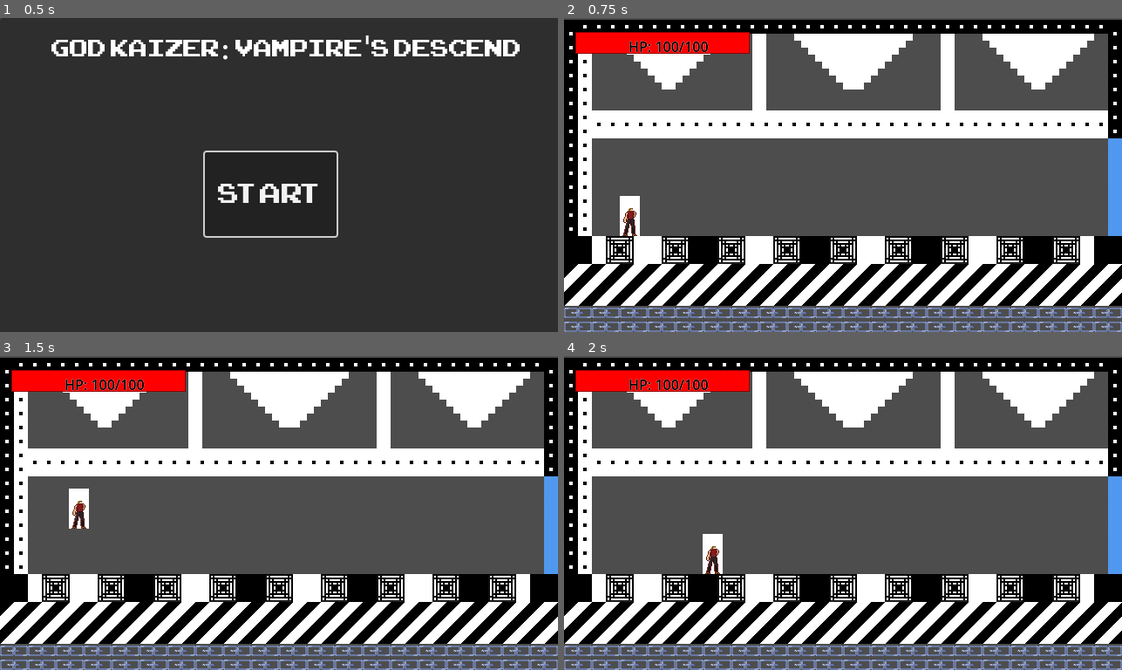
Above: before the commit, frames 1-4 (two rows, left to right).
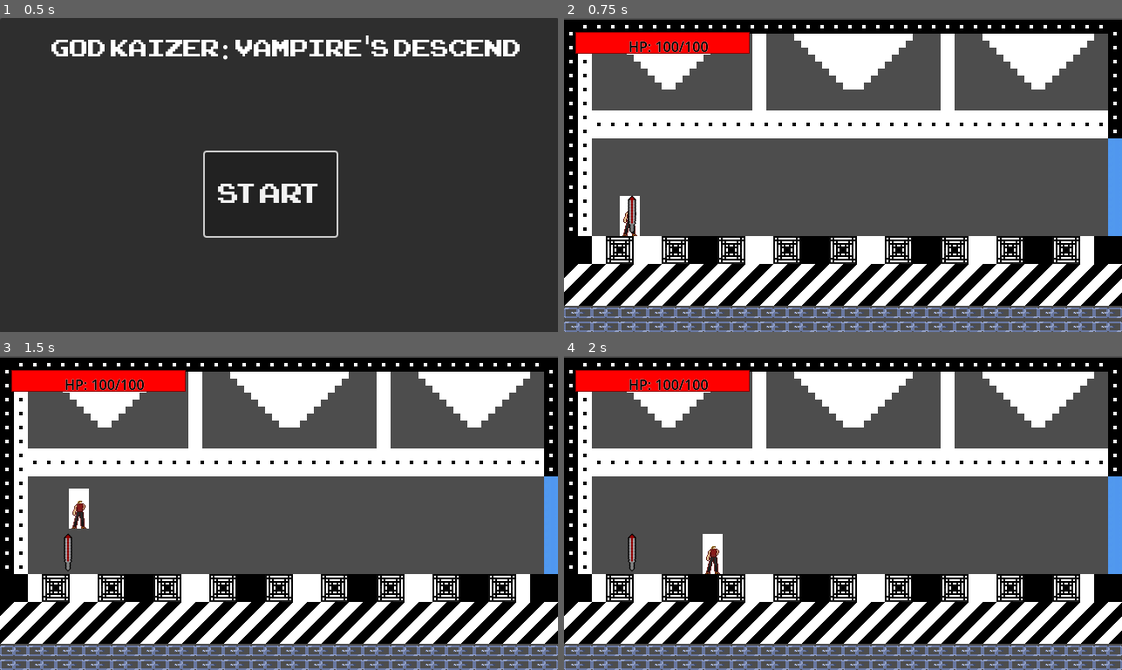
Above: after the commit, the same moments.

Repository: CaptainAbby-Mittens/God-Kaizer-Vampire-s-Descent
Game: Godot game, scene res://scenes/Area1/MainMenu.tscn
The game is run twice, just before and just after one commit, with the same random seed, the same clock (stepped at 60 frames per second) and the same inputs.
Inputs:
- Up to frame 1 (0.5 s): no input
- Up to frame 2 (0.75 s): click "Start" at 0.5 s
- Up to frame 3 (1.5 s): tap Enter (ui_accept) at 1.25 s; hold Right (ui_right) from 1.28 s (still down)
- Up to frame 4 (2 s): keep holding Right (ui_right); tap Enter (ui_accept) at 1.52 s

Frame 1 is identical in both runs. In frame 2, 0.2% of the frame differs, in the area x 11-13%, y 56-69%; in frame 3, 0.2%; in frame 4, 0.2%.

Commit message:
added swords

Diff:
--- a/Project God Kaizer Vampire's Descend/scenes/Area1/room_start.tscn
+++ b/Project God Kaizer Vampire's Descend/scenes/Area1/room_start.tscn
@@ -1,8 +1,9 @@
-[gd_scene load_steps=7 format=4 uid="uid://ch3gg0gjbtlse"]
+[gd_scene load_steps=8 format=4 uid="uid://ch3gg0gjbtlse"]
 
 [ext_resource type="Texture2D" uid="uid://cwirxhpa84gvb" path="res://images/icon.jpg" id="1_fsf22"]
 [ext_resource type="PackedScene" uid="uid://dnqrgvuvxldbm" path="res://scenes/Players and NPC/Player.tscn" id="2_2jrs7"]
 [ext_resource type="Texture2D" uid="uid://bdgx55im0icf5" path="res://assets/Godot Project.png" id="2_qeig3"]
+[ext_resource type="PackedScene" uid="uid://dxt1xf83rxcng" path="res://scenes/Weapons/Start Sword.tscn" id="4_qeig3"]
 
 [sub_resource type="TileSetAtlasSource" id="TileSetAtlasSource_qe7b8"]
 texture = ExtResource("2_qeig3")
@@ -13358,3 +13359,6 @@
 tile_map_data = PackedByteArray("AAAAACwAAAAAAAgAAAAAACsAAAAAAAcAAAAAACoAAAAAAAgAAAAAACkAAAAAAAcAAAAAACgAAAAOAAEAAAAAAC …(32208 unchanged characters)…
 tile_set = SubResource("TileSet_xaijw")
 use_kinematic_bodies = true
+
+[node name="StartSword" parent="." instance=ExtResource("4_qeig3")]
+position = Vector2(78, 226)
--- a/Project God Kaizer Vampire's Descend/scenes/Players and NPC/Player.tscn
+++ b/Project God Kaizer Vampire's Descend/scenes/Players and NPC/Player.tscn
@@ -32,3 +32,5 @@
 [node name="Sprite2D" type="Sprite2D" parent="."]
 position = Vector2(16, 16)
 texture = ExtResource("3_3li8b")
+
+[node name="WeaponSprite" type="Sprite2D" parent="."]
--- /dev/null
+++ b/Project God Kaizer Vampire's Descend/scenes/Weapons.tscn
@@ -0,0 +1,3 @@
+[gd_scene format=3 uid="uid://cwtb3vkwltthx"]
+
+[node name="Weapons" type="Node2D"]
--- /dev/null
+++ b/Project God Kaizer Vampire's Descend/scenes/Weapons/Start Sword.tscn
@@ -0,0 +1,86 @@
+[gd_scene load_steps=6 format=3 uid="uid://dxt1xf83rxcng"]
+
+[ext_resource type="Script" uid="uid://dvv122j4hkv5m" path="res://scripts/WeaponScripts/WeaponWAnimation.gd" id="1_irfv3"]
+[ext_resource type="Texture2D" uid="uid://bdgx55im0icf5" path="res://assets/Godot Project.png" id="2_13ook"]
+
+[sub_resource type="Animation" id="Animation_kxwi5"]
+resource_name = "Swing"
+length = 0.5
+tracks/0/type = "value"
+tracks/0/imported = false
+tracks/0/enabled = true
+tracks/0/path = NodePath("Sprite2D:rotation")
+tracks/0/interp = 1
+tracks/0/loop_wrap = true
+tracks/0/keys = {
+"times": PackedFloat32Array(0, 0.5),
+"transitions": PackedFloat32Array(1, 1),
+"update": 0,
+"values": [-0.3926991, 1.5707964]
+}
+tracks/1/type = "value"
+tracks/1/imported = false
+tracks/1/enabled = true
+tracks/1/path = NodePath("CollisionPolygon2D:rotation")
+tracks/1/interp = 1
+tracks/1/loop_wrap = true
+tracks/1/keys = {
+"times": PackedFloat32Array(0, 0.5),
+"transitions": PackedFloat32Array(1, 1),
+"update": 0,
+"values": [-0.39269912, 1.5707964]
+}
+
+[sub_resource type="Animation" id="Animation_13ook"]
+length = 0.001
+tracks/0/type = "value"
+tracks/0/imported = false
+tracks/0/enabled = true
+tracks/0/path = NodePath("Sprite2D:rotation")
+tracks/0/interp = 1
+tracks/0/loop_wrap = true
+tracks/0/keys = {
+"times": PackedFloat32Array(0),
+"transitions": PackedFloat32Array(1),
+"update": 0,
+"values": [-0.3926991]
+}
+tracks/1/type = "value"
+tracks/1/imported = false
+tracks/1/enabled = true
+tracks/1/path = NodePath("CollisionPolygon2D:rotation")
+tracks/1/interp = 1
+tracks/1/loop_wrap = true
+tracks/1/keys = {
+"times": PackedFloat32Array(0),
+"transitions": PackedFloat32Array(1),
+"update": 0,
+"values": [-0.39269912]
+}
+
+[sub_resource type="AnimationLibrary" id="AnimationLibrary_87up2"]
+_data = {
+&"RESET": SubResource("Animation_13ook"),
+&"Swing": SubResource("Animation_kxwi5")
+}
+
+[node name="StartSword" type="Area2D"]
+rotation = -0.3926991
+script = ExtResource("1_irfv3")
+weapon_name = "Weapon"
+damage = 25
+
+[node name="Sprite2D" type="Sprite2D" parent="."]
+rotation = -0.3926991
+texture = ExtResource("2_13ook")
+region_enabled = true
+region_rect = Rect2(766, 97, 34, 32)
+
+[node name="CollisionPolygon2D" type="CollisionPolygon2D" parent="."]
+rotation = -0.39269912
+polygon = PackedVector2Array(9, -16, 16.263456, -16.263454, 16.263456, -9.192387, -0.70710754, 7.7781744, -5.656855, 11.313708, -11.313709, 15.556348, -15, 15, -15.556351, 11.313706, -11, 5, -7.7781744, 0.70710635)
+
+[node name="AnimationPlayer" type="AnimationPlayer" parent="."]
+libraries = {
+&"": SubResource("AnimationLibrary_87up2")
+}
--- /dev/null
+++ b/Project God Kaizer Vampire's Descend/scripts/WeaponScripts/Sword.gd
@@ -0,0 +1,73 @@
+# Weapon.gd - Single script for all weapons
+extends Area2D
+
+@export_category("Weapon Properties")
+@export var weapon_name: String = "Weapon"
+@export var damage: int = 25
+@export var attack_speed: float = 1.0
+@export var weapon_range: float = 80.0
+@export var weapon_type: String = "sword"  # sword, axe, spear, etc.
+
+@onready var sprite = $Sprite2D
+@onready var collision = $CollisionShape2D
+
+var is_equipped: bool = false
+var current_owner: Node2D = null
+
+func _ready():
+	body_entered.connect(_on_body_entered)
+	add_to_group("weapons")
+
+	if collision:
+		collision_layer = 2
+		collision_mask = 1
+
+	print("Weapon ready: ", weapon_name)
+
+func _on_body_entered(body):
+	if body.is_in_group("player") and not is_equipped:
+		pick_up(body)
+
+func pick_up(player):
+	print("Picking up weapon: ", weapon_name)
+	current_owner = player
+	is_equipped = true
+
+	if collision:
+		collision.set_deferred("disabled", true)
+	if sprite:
+		sprite.visible = false
+
+	if player.has_method("equip_weapon"):
+		player.equip_weapon(self)
+
+func attack():
+	if not is_equipped or not current_owner:
+		return
+
+	print(weapon_name, " attacking!")
+	play_attack_animation()
+
+	# Damage enemies in range
+	var enemies = get_tree().get_nodes_in_group("enemies")
+	for enemy in enemies:
+		if enemy.global_position.distance_to(global_position) <= weapon_range:
+			if enemy.has_method("take_damage"):
+				enemy.take_damage(damage)
+
+func play_attack_animation():
+	if sprite is Sprite2D:
+		# Simple 3-frame animation
+		for frame in range(3):
+			sprite.frame = frame
+			await get_tree().create_timer(0.1).timeout
+		sprite.frame = 0
+
+func get_weapon_data() -> Dictionary:
+	return {
+		"name": weapon_name,
+		"damage": damage,
+		"attack_speed": attack_speed,
+		"range": weapon_range,
+		"type": weapon_type
+	}
--- /dev/null
+++ b/Project God Kaizer Vampire's Descend/scripts/WeaponScripts/WeaponWAnimation.gd
@@ -0,0 +1,89 @@
+# WeaponWAnimation.gd
+extends Area2D
+
+@export var weapon_name: String = "Sword"
+@export var damage: int = 30
+@export var attack_speed: float = 1.0
+@export var weapon_range: float = 80.0
+
+# Correct node paths for your structure
+@onready var sprite = $Sprite2D
+@onready var animation_player = $AnimationPlayer
+@onready var collision = $CollisionShape2D  # ← Direct child of Area2D
+
+var is_equipped: bool = false
+var current_owner: Node2D = null
+var is_attacking: bool = false
+
+func _ready():
+	# Debug node detection
+	print("Weapon loading: ", weapon_name)
+	print("Sprite2D found: ", sprite != null)
+	print("AnimationPlayer found: ", animation_player != null)
+	print("CollisionShape2D found: ", collision != null)
+
+	# Only setup if nodes exist
+	if collision:
+		body_entered.connect(_on_body_entered)
+		add_to_group("weapons")
+		collision_layer = 2
+		collision_mask = 1
+	else:
+		push_error("CollisionShape2D not found in weapon: " + name)
+
+func _on_body_entered(body):
+	if body.is_in_group("player") and not is_equipped:
+		pick_up(body)
+
+func pick_up(player):
+	print("Picking up: ", weapon_name)
+	current_owner = player
+	is_equipped = true
+
+	if collision:
+		collision.set_deferred("disabled", true)
+	if sprite:
+		sprite.visible = false
+
+	if player.has_method("equip_weapon"):
+		player.equip_weapon(self)
+
+func attack():
+	if not is_equipped or is_attacking:
+		return
+
+	is_attacking = true
+	print(weapon_name, " attacking!")
+
+	play_attack_animation()
+
+	# Damage enemies in range
+	apply_damage_to_enemies()
+
+func play_attack_animation():
+	if animation_player and animation_player.has_animation("attack"):
+		animation_player.play("attack")
+		await animation_player.animation_finished
+		is_attacking = false
+	else:
+		print("Attack animation not found!")
+		is_attacking = false
+
+func apply_damage_to_enemies():
+	if not is_equipped or not current_owner:
+		return
+
+	var enemies = get_tree().get_nodes_in_group("enemies")
+	for enemy in enemies:
+		if enemy.global_position.distance_to(global_position) <= weapon_range:
+			if enemy.has_method("take_damage"):
+				enemy.take_damage(damage)
+				print("Hit enemy for ", damage, " damage!")
+
+func get_weapon_data() -> Dictionary:
+	return {
+		"name": weapon_name,
+		"damage": damage,
+		"attack_speed": attack_speed,
+		"range": weapon_range
+	}
--- a/Project God Kaizer Vampire's Descend/scripts/character_body_2d.gd
+++ b/Project God Kaizer Vampire's Descend/scripts/character_body_2d.gd
@@ -20,7 +20,10 @@
 # Health bar nodes
 @onready var health_bar = $HealthBar  # We'll create this node next
 @onready var character_sprite = $Sprite2D
-
+@onready var weapon_sprite = $WeaponSprite  # Make sure this node exists
+var current_weapon: Node = null
+var can_attack: bool = true
+var attack_cooldown: float = 0.0
 # Coyote time and jump buffering
 var coyote_time = 0.08    # Time after leaving ledge to still jump
 var coyote_timer = 0.0
@@ -35,6 +38,7 @@
 var physics_ready = false
 
 func _ready():
+	weapon_sprite.visible = false
 	# Wait until physics is properly set up
 	await get_tree().physics_frame
 	physics_ready = true
@@ -42,6 +46,57 @@
 	health_updated.emit(current_health, max_health)
 
 	add_to_group("player")
+func _process(delta):
+	if attack_cooldown > 0:
+		attack_cooldown -= delta
+		attack_cooldown = max(0, attack_cooldown)
+
+	handle_weapon_input()
+
+func handle_weapon_input():
+	if Input.is_action_just_pressed("ui_attack") and can_attack and current_weapon:
+		attack_with_weapon()
+
+func attack_with_weapon():
+	if attack_cooldown > 0 or not current_weapon:
+		return
+
+	can_attack = false
+	current_weapon.attack()
+
+	attack_cooldown = 1.0 / current_weapon.attack_speed
+
+	await get_tree().create_timer(attack_cooldown).timeout
+	can_attack = true
+
+func equip_weapon(new_weapon):
+	print("Equipping weapon: ", new_weapon.weapon_name)
+
+	# Drop current weapon if any
+	if current_weapon:
+		current_weapon.position = Vector2(20, 0)  # Adjust as needed
+		current_weapon.z_index = 1  # Make sure weapon renders above player
+		drop_current_weapon()
+
+	# Equip new weapon
+	current_weapon = new_weapon
+
+	# Update weapon sprite
+	if weapon_sprite and new_weapon.sprite:
+		weapon_sprite.texture = new_weapon.sprite.texture
+		weapon_sprite.hframes = new_weapon.sprite.hframes
+		weapon_sprite.vframes = new_weapon.sprite.vframes
+		weapon_sprite.visible = true
+
+	print("Weapon equipped: ", current_weapon.weapon_name)
+
+func drop_current_weapon():
+	if current_weapon:
+		print("Dropping: ", current_weapon.weapon_name)
+		current_weapon.drop()
+		current_weapon = null
+		weapon_sprite.visible = false
+
 func _physics_process(delta):
 	# Safety check - don't process physics until ready
 	if not physics_ready or not is_inside_tree():
Not shown, added: Project God Kaizer Vampire's Descend/scripts/WeaponScripts/Sword.gd.uid
Not shown, added: Project God Kaizer Vampire's Descend/scripts/WeaponScripts/WeaponWAnimation.gd.uid
